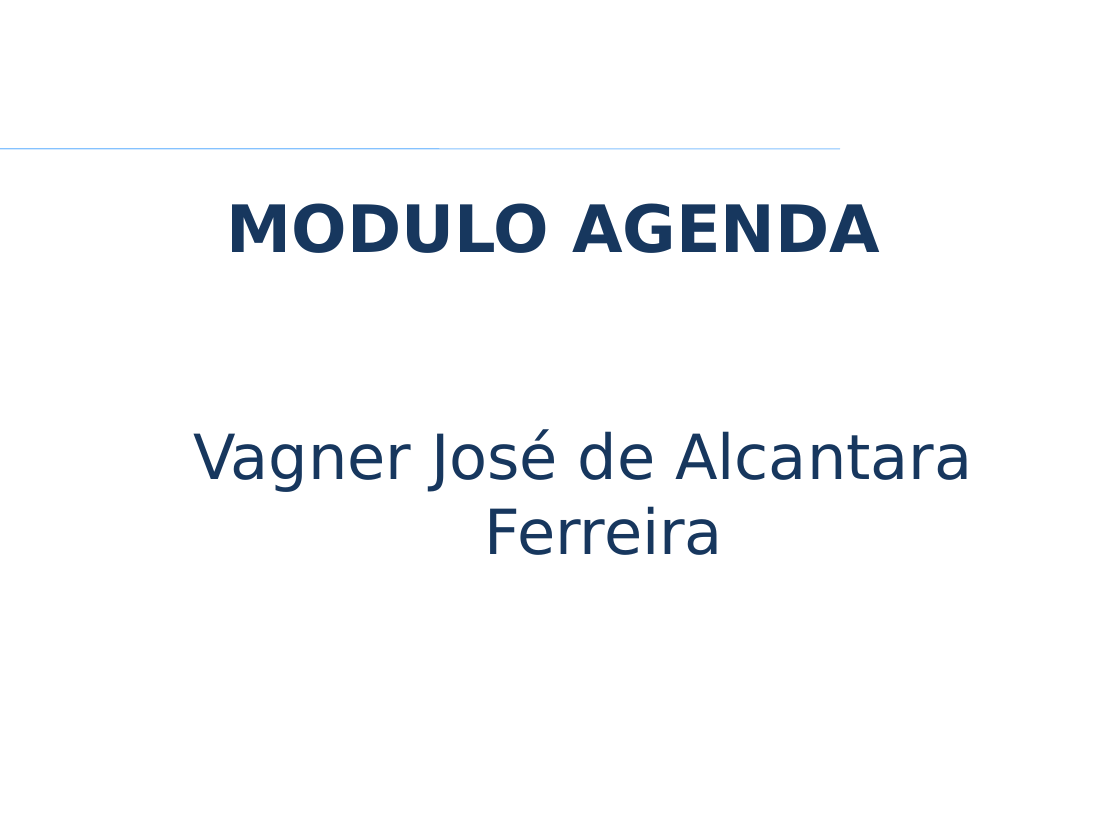
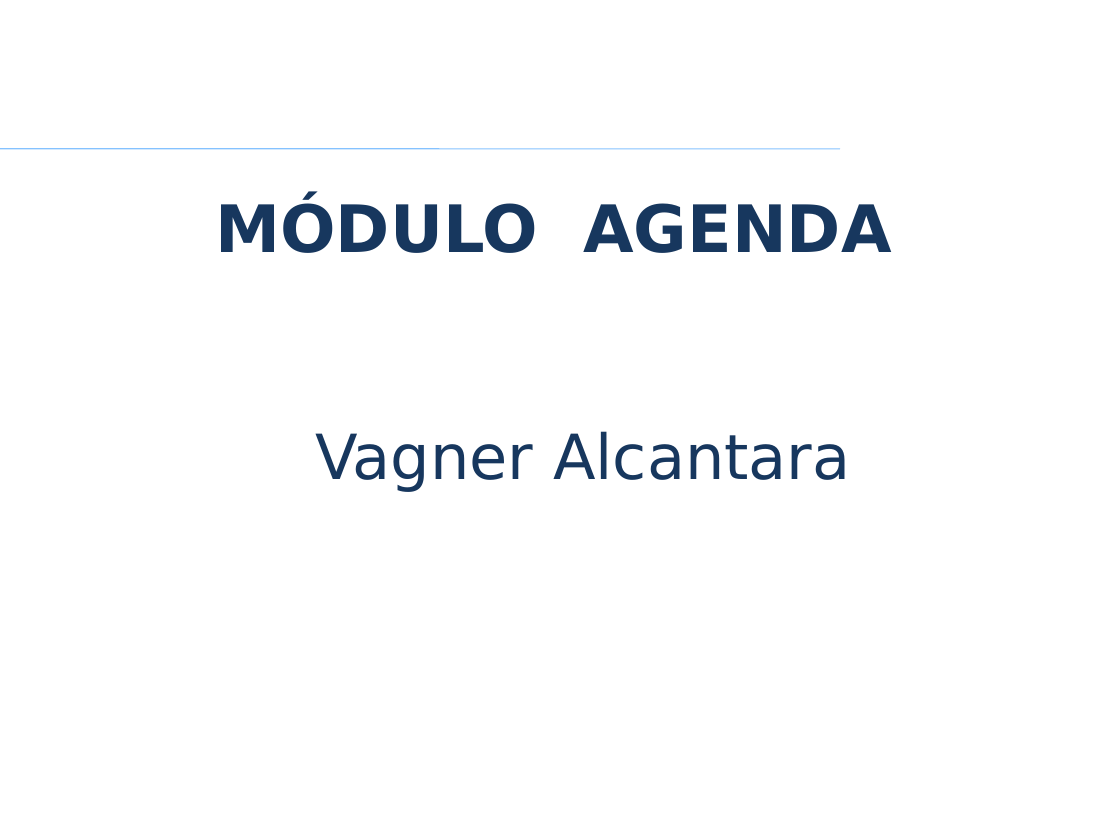
Before and after one commit to VagnerAlcantara/TCC, a slide deck: slide 6 of TCC/5º Encontro/2017-Apresentacao Psystem.pptx. Drawn at 1120x840 pixels with LibreOffice and Linux fonts; fonts in the diff are those of the drawing; background and template pictures are left out. Boxes give left, top, right and bottom in pixels: in the first picture for what was removed or moved away, otherwise in the second. Text is boxed around its words. In the diff, an @@ line names an element or a change of style, - is before the commit and + after.

```diff
--- a/TCC/5º Encontro/2017-Apresentacao Psystem.pptx
+++ b/TCC/5º Encontro/2017-Apresentacao Psystem.pptx
@@ title at (215, 199, 891, 253): text changed @@
-MODULO AGENDA
+MÓDULO AGENDA
@@ text at (315, 431, 850, 492): text changed @@
-Vagner José de Alcantara Ferreira
+Vagner Alcantara
```
Also in this commit, not shown: 37 other slides changed, 2 slides added, 1 slide removed.
